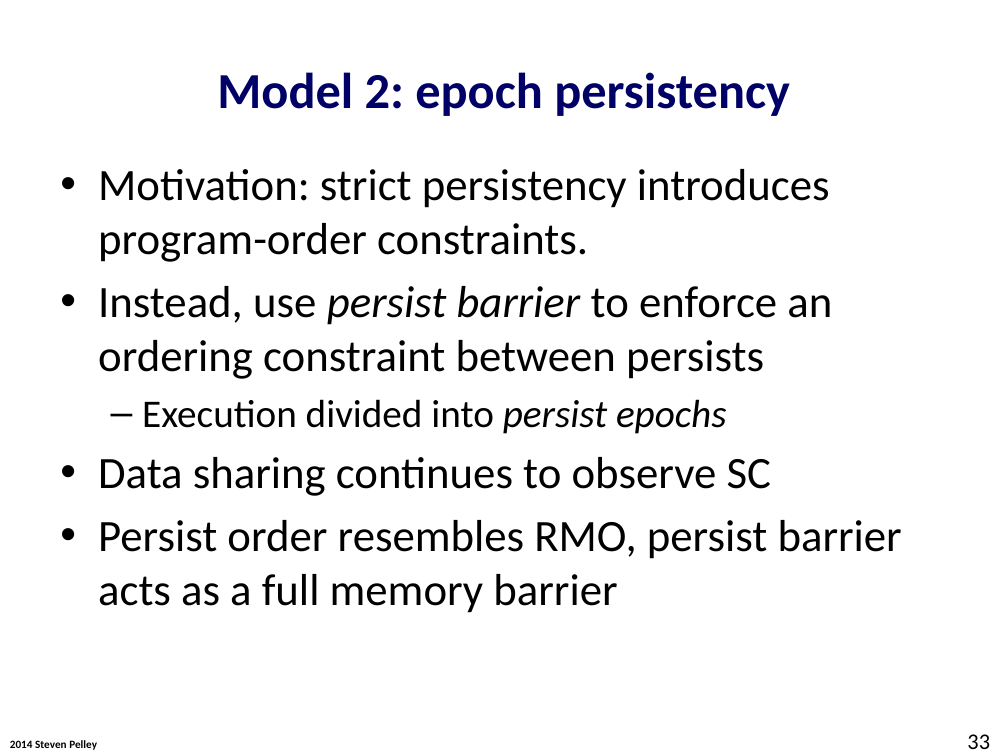
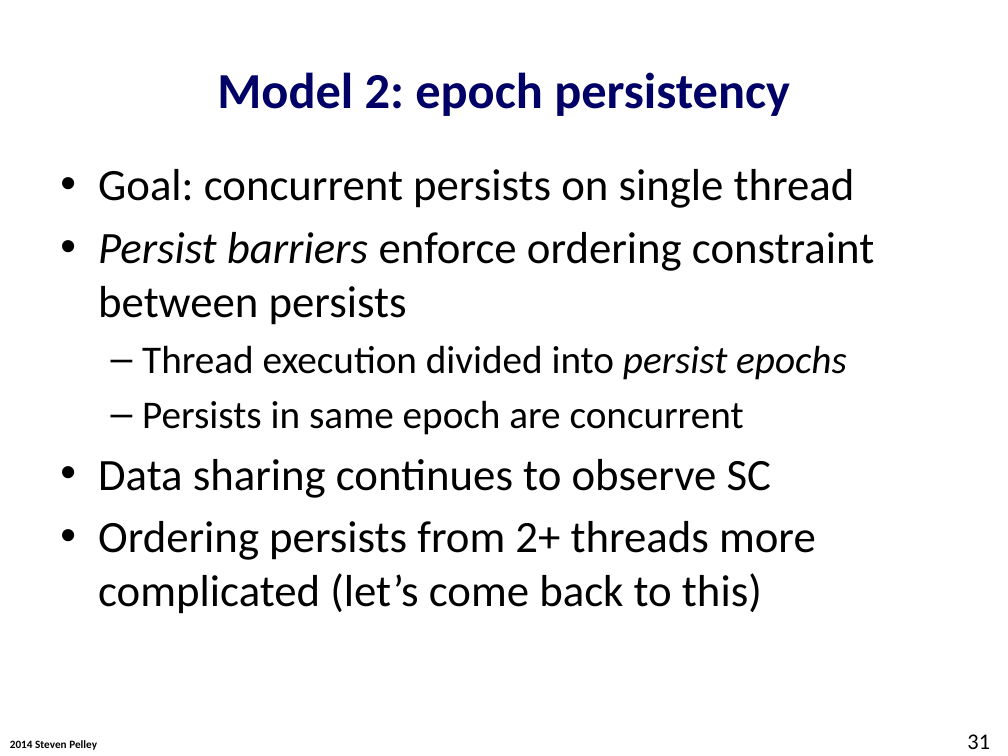
Before and after one commit to Abulila/dissertation, a slide deck: slide 31 of proposal/defense.pptx (slide 33 before the commit). Drawn at 1008x756 pixels with LibreOffice and Linux fonts; fonts in the diff are those of the drawing; background and template pictures are left out. Boxes give left, top, right and bottom in pixels: in the first picture for what was removed or moved away, otherwise in the second. Text is boxed around its words. In the diff, an @@ line names an element or a change of style, - is before the commit and + after.

```diff
--- a/proposal/defense.pptx
+++ b/proposal/defense.pptx
@@ text at bbox=[98, 169, 874, 435]: text changed @@
-• Motivation: strict persistency introduces program-order constraints.
-• Instead, use persist barrier to enforce an ordering constraint between persists
-  – Execution divided into persist epochs
+• Goal: concurrent persists on single thread
+• Persist barriers enforce ordering constraint between persists
+  – Thread execution divided into persist epochs
+  – Persists in same epoch are concurrent
@@ text at bbox=[98, 521, 816, 614]: text changed @@
-• Persist order resembles RMO, persist barrier acts as a full memory barrier
+• Ordering persists from 2+ threads more complicated (let’s come back to this)
@@ page number at bbox=[967, 734, 990, 749]: text changed @@
-33
+31
```
Also in this commit, not shown: 9 other slides changed, 2 slides added.
